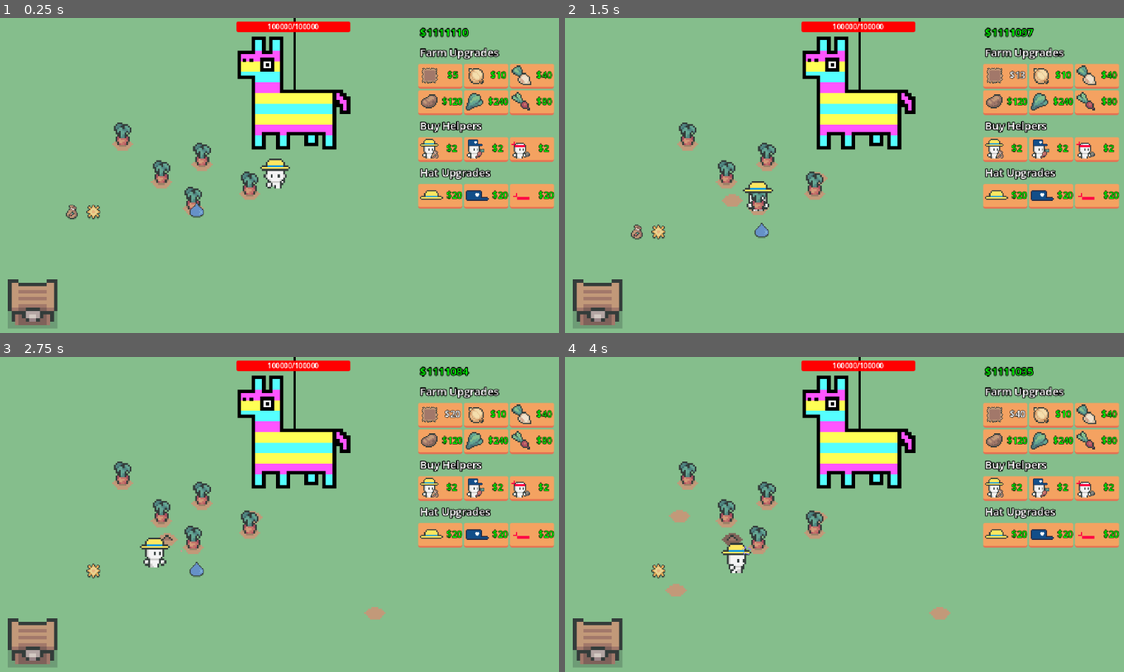
Above: before the commit, frames 1-4 (two rows, left to right).
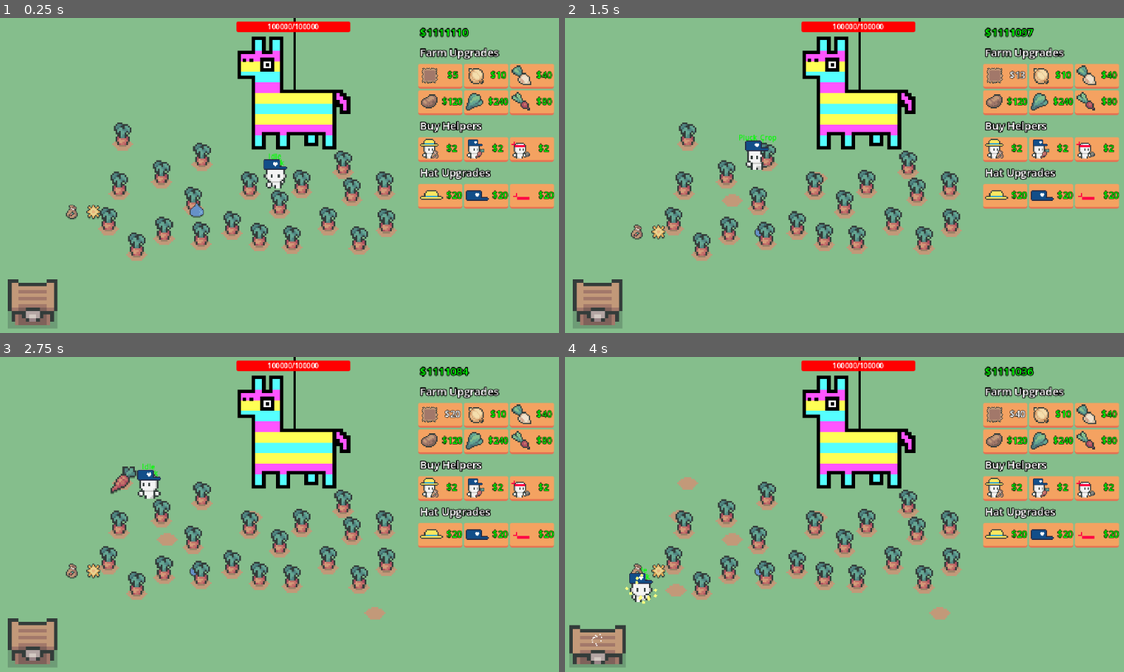
Above: after the commit, the same moments.

Repository: eric-marsh/farminata
Game: Godot game, scene res://scene/scene_switcher.tscn
Two runs of this game, one before a commit and one after it. Both use one fixed random seed, a clock stepped at 60 frames per second and the inputs below. Sound files missing from this copy of the repository are replaced by a short silence.
Inputs:
- Up to frame 1 (0.25 s): no input
- Up to frame 2 (1.5 s): click "$5" at 0.5 s; click "$8" at 1.25 s
- Up to frame 3 (2.75 s): click "$13" at 2 s
- Up to frame 4 (4 s): click "$20" at 2.75 s; click "$29" at 3.5 s

The runs differ from the first frame. In frame 1, 4.0% of the frame differs, in the area x 17-71%, y 42-78%; in frame 2, 4.4%; in frame 3, 4.8%; in frame 4, 5.8%, in the area x 0-84%, y 3-99%.

Commit message:
fix finding plots

Diff:
--- a/scene/main.tscn
+++ b/scene/main.tscn
@@ -46,6 +46,57 @@
 [node name="Plot5" parent="Plots" instance=ExtResource("5_wscrc")]
 position = Vector2(287, 196)
 
+[node name="Plot6" parent="Plots" instance=ExtResource("5_wscrc")]
+position = Vector2(287, 196)
+
+[node name="Plot7" parent="Plots" instance=ExtResource("5_wscrc")]
+position = Vector2(321, 217)
+
+[node name="Plot8" parent="Plots" instance=ExtResource("5_wscrc")]
+position = Vector2(346, 194)
+
+[node name="Plot9" parent="Plots" instance=ExtResource("5_wscrc")]
+position = Vector2(393, 172)
+
+[node name="Plot10" parent="Plots" instance=ExtResource("5_wscrc")]
+position = Vector2(440, 196)
+
+[node name="Plot11" parent="Plots" instance=ExtResource("5_wscrc")]
+position = Vector2(403, 203)
+
+[node name="Plot12" parent="Plots" instance=ExtResource("5_wscrc")]
+position = Vector2(442, 238)
+
+[node name="Plot13" parent="Plots" instance=ExtResource("5_wscrc")]
+position = Vector2(411, 258)
+
+[node name="Plot14" parent="Plots" instance=ExtResource("5_wscrc")]
+position = Vector2(376, 236)
+
+[node name="Plot15" parent="Plots" instance=ExtResource("5_wscrc")]
+position = Vector2(335, 257)
+
+[node name="Plot16" parent="Plots" instance=ExtResource("5_wscrc")]
+position = Vector2(298, 254)
+
+[node name="Plot17" parent="Plots" instance=ExtResource("5_wscrc")]
+position = Vector2(267, 241)
+
+[node name="Plot18" parent="Plots" instance=ExtResource("5_wscrc")]
+position = Vector2(232, 253)
+
+[node name="Plot19" parent="Plots" instance=ExtResource("5_wscrc")]
+position = Vector2(190, 247)
+
+[node name="Plot20" parent="Plots" instance=ExtResource("5_wscrc")]
+position = Vector2(159, 265)
+
+[node name="Plot21" parent="Plots" instance=ExtResource("5_wscrc")]
+position = Vector2(127, 236)
+
+[node name="Plot22" parent="Plots" instance=ExtResource("5_wscrc")]
+position = Vector2(139, 196)
+
 [node name="Drops" type="Node2D" parent="."]
 y_sort_enabled = true
 script = ExtResource("6_k65ib")
@@ -68,6 +119,7 @@
 
 [node name="Helper" parent="Helpers" instance=ExtResource("8_k65ib")]
 position = Vector2(316, 173)
+helper_type = 1
 
 [node name="CanvasLayer" parent="." instance=ExtResource("5_0ha60")]
 
--- a/scene/plots_container.gd
+++ b/scene/plots_container.gd
@@ -6,7 +6,6 @@
 
 	if Debug.ALL_FULL_CROPS_AT_START:
 		for p in get_children():
-			print(p)
 			if p is plot:
 				p.plot_growth_state = Enum.Plot_Growth_State.Full
 				p.grow_type = Enum.Grow_Type.Carrot
--- a/script/debug.gd
+++ b/script/debug.gd
@@ -1,6 +1,6 @@
 extends Node
 
-var DEBUG_SHOW_HELPER_STATE: bool = false
+var DEBUG_SHOW_HELPER_STATE: bool = true
 
 var STARTING_MONEY: int = 1111110
 
--- a/script/helper/helper.gd
+++ b/script/helper/helper.gd
@@ -88,7 +88,7 @@
 			var p = PlotUtil.find_plot_for_droppable(d)
 			if p:
 				target_plot = p
-				target_pos = target_plot.global_position + target_plot.size / 2
+				target_pos = target_plot.global_position
 				set_state(Enum.Helper_State.Deliver_Item)
 				return
 
@@ -114,7 +114,7 @@
 		var p:plot = PlotUtil.get_plot_that_needs_plucking()
 		if p:
 			target_plot = p
-			target_pos = target_plot.global_position + target_plot.size / 2
+			target_pos = target_plot.global_position
 			set_state(Enum.Helper_State.Pluck_Crop)
 			return
 	set_state(Enum.Helper_State.Wander)
@@ -149,13 +149,13 @@
 				var p = PlotUtil.find_plot_for_droppable(d)
 				if p:
 					target_plot = p
-					target_pos = target_plot.global_position + target_plot.size / 2
+					target_pos = target_plot.global_position
 					return
 			# finding plot failed. Wander until a new one comes up
 			set_state(Enum.Helper_State.Wander)
 		Enum.Helper_State.Pluck_Crop:
 			$HeldItem.visible = false
-			target_pos = target_plot.global_position + target_plot.size / 2
+			target_pos = target_plot.global_position
 		_:
 			pass
 
--- a/script/plot_util.gd
+++ b/script/plot_util.gd
@@ -61,7 +61,7 @@
 	return p.plot_growth_state == Enum.Plot_Growth_State.None
 
 func get_plot_that_needs_seed() -> plot:
-	for c in get_children():
+	for c in Globals.PlotsContainer.get_children():
 		if !c is plot:
 			continue
 		if does_plot_need_seed(c):
@@ -72,7 +72,7 @@
 	return p.plot_state == Enum.Plot_State.Dry and p.plot_growth_state != Enum.Plot_Growth_State.Full
 
 func get_plot_that_needs_water() -> plot:
-	for c in get_children():
+	for c in Globals.PlotsContainer.get_children():
 		if !c is plot:
 			continue
 		if does_plot_need_water(c):
@@ -83,7 +83,7 @@
 	return p.plot_state == Enum.Plot_State.Wet and p.plot_growth_state != Enum.Plot_Growth_State.None
 
 func get_plot_that_needs_sun() -> plot:
-	for c in get_children():
+	for c in Globals.PlotsContainer.get_children():
 		if !c is plot:
 			continue
 		if does_plot_need_sun(c):
@@ -94,7 +94,7 @@
 	return p.plot_growth_state == Enum.Plot_Growth_State.Full
 
 func get_plot_that_needs_plucking() -> plot:
-	for c in get_children():
+	for c in Globals.PlotsContainer.get_children():
 		if !c is plot:
 			continue
 		if does_plot_need_plucking(c):
